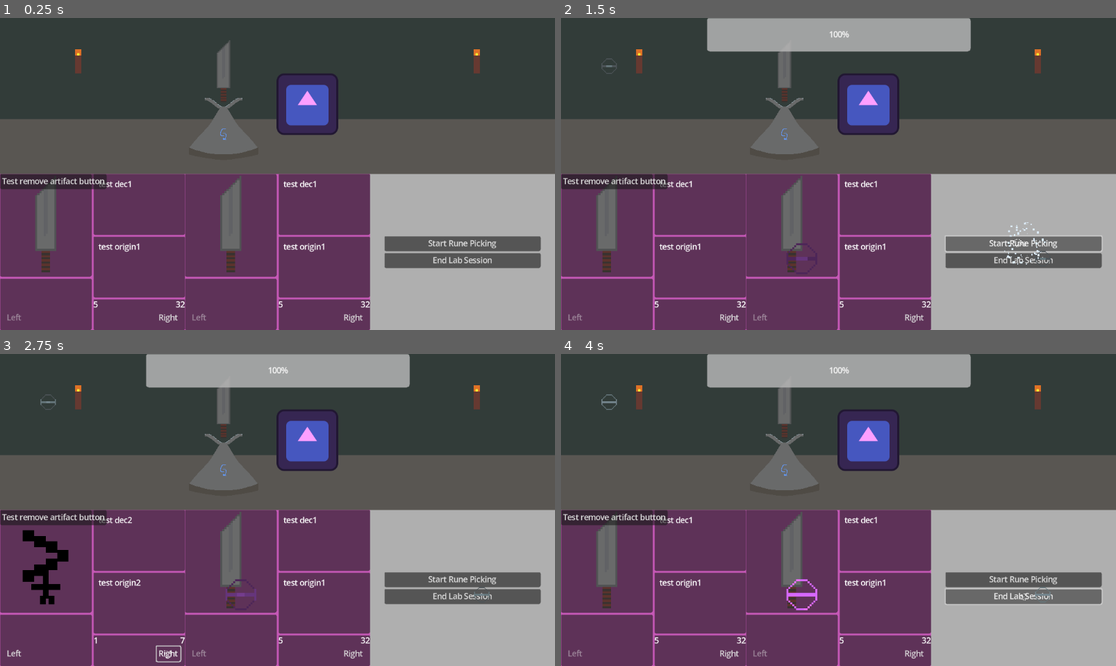
Above: before the commit, frames 1-4 (two rows, left to right).
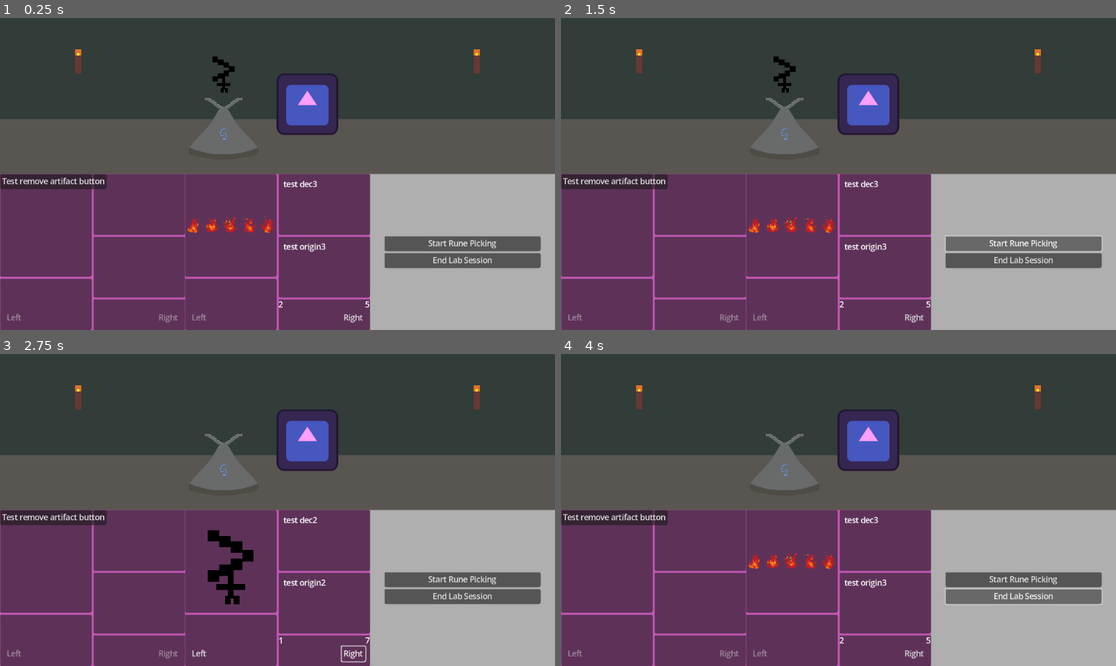
Above: after the commit, the same moments.

Repository: GcNoteX/The-Conduct-of-Magic
Game: Godot game, scene res://RunePicking/Main/rune_picking.tscn
Two runs of this game, one before a commit and one after it. Both use one fixed random seed, a clock stepped at 60 frames per second and the inputs below. This scene is started directly instead of the project's main scene. The engine's default icon, where the game draws it, is replaced by a stand-in: a white triangle on a blue panel in a dark square.
Inputs:
- Up to frame 1 (0.25 s): no input
- Up to frame 2 (1.5 s): click "Start Rune Picking" at 0.5 s; click "Start Rune Picking" at 1.25 s
- Up to frame 3 (2.75 s): click "Right" at 2 s
- Up to frame 4 (4 s): click "Left" at 2.75 s; click "End Lab Session" at 3.5 s

The runs differ from the first frame. In frame 1, 2.7% of the frame differs, in the area x 6-67%, y 7-98%; in frame 2, 7.9%; in frame 3, 8.1%, in the area x 1-89%, y 0-99%; in frame 4, 7.9%.
Error after the commit: Invalid access to property or key 'artifact' on a base object of type 'Nil'. (res://RunePicking/Main/rp_commission_list.gd:27)

Commit message:
Linked Shop and Lab commission and customer booklist
Made a root node for the shop and lab, able to now navigate between the two with important data (Customer booklist and commission booklist) linked between the two

Diff:
--- a/Artifacts/Artifacts/test_artifact.tres
+++ b/Artifacts/Artifacts/test_artifact.tres
@@ -12,4 +12,4 @@
 sprite = ExtResource("4_vk5ns")
 max_number_of_runes = 5
 rune_table = Array[ExtResource("1_r6hw0")]([])
-rune_map = [[ExtResource("1_xj2x6"), Vector2(100, 100)], [ExtResource("2_pkwpo"), Vector2(500, 500)], [ExtResource("1_xj2x6"), Vector2(1000, 500)]]
+rune_map = Array[Array]([[ExtResource("1_xj2x6"), Vector2(100, 100)], [ExtResource("2_pkwpo"), Vector2(500, 500)], [ExtResource("1_xj2x6"), Vector2(1000, 500)]])
--- a/Artifacts/Artifacts/test_artifact2.tres
+++ b/Artifacts/Artifacts/test_artifact2.tres
@@ -10,3 +10,4 @@
 sprite = ExtResource("3_pwhqf")
 max_number_of_runes = 5
 rune_table = Array[ExtResource("1_yoob7")]([])
+rune_map = Array[Array]([])
--- a/Artifacts/Artifacts/test_artifact3.tres
+++ b/Artifacts/Artifacts/test_artifact3.tres
@@ -10,3 +10,4 @@
 sprite = ExtResource("3_itkeg")
 max_number_of_runes = 5
 rune_table = Array[ExtResource("1_gev7c")]([])
+rune_map = Array[Array]([])
--- a/CustomerService/cs_game_manager.gd
+++ b/CustomerService/cs_game_manager.gd
@@ -1,5 +1,10 @@
 class_name CustomerServiceGameManager
 extends Node
+
+
+@export var customers_booklist: Dictionary = {}  # The total customer to keep track of between days
+@export var commission_booklist: Array[CommissionData] = []
+@export var current_day: int = 1
 
 # This will be replaced with resourcce data for the day. or the modular generation of customers.
 @onready var customer: PackedScene = preload("res://Customers/customer.tscn")
@@ -9,12 +14,11 @@
 @onready var commission_dispay_UI: CommissionDisplay = $"Bottom UI/HBoxOfUI/CsCommissionDisplay"
 @onready var actions_UI: ActionsUI  = $"Bottom UI/HBoxOfUI/CsActionsChoice"
 
-var current_day: int = 1
-var customers_booklist: Dictionary  # The total customer to keep track of between days
 var customers_for_the_day: Array[Customer] = []
 var current_customer: Variant = null # This would either be a customer object or no one -> null, used to check whether the day can be properly ended as customer at the table should still be addressed.
 
 signal customer_has_been_processed
+signal ending_commission_session
 
 # Called when the node enters the scene tree for the first time.
 func _ready() -> void:
@@ -90,16 +94,14 @@
 	current_customer.is_returning = true
 	current_customer.return_day = current_day + current_customer.patience
 	print("Order has been accepted! Customer returning: ", current_customer.return_day)
-	if !customers_booklist.has(current_customer.return_day):
-		customers_booklist[current_customer.return_day] = []
-	customers_booklist[current_customer.return_day].append(current_customer)
+
+	_add_customer_to_booklist(current_customer)
+	_add_commission_to_booklist(current_customer.commission)
 
 	# Make customer leave
 	customer_responded_to()
 
 	# TODO: Save data
-
-
 
 func order_rejected() -> void:
 	print("Order has been rejected")
@@ -134,9 +136,12 @@
 	print("Customer Service has ENDED!")
 	current_day += 1
 	print(customers_booklist)
+
 	$TransitionToNextDay.start()
 	await $TransitionToNextDay.timeout
-	start_day()
+	print("Emitting signal")
+	emit_signal("ending_commission_session")
+	#start_day()
 
 func customer_responded_to() -> void:
 	current_customer.leave_store()
@@ -144,3 +149,11 @@
 	customer_display_UI.clear_face()
 	commission_dispay_UI.clear_commission_display()
 	emit_signal("customer_has_been_processed")
+
+func _add_customer_to_booklist(customer: Customer) -> void:
+	if !customers_booklist.has(current_customer.return_day):
+		customers_booklist[current_customer.return_day] = []
+	customers_booklist[current_customer.return_day].append(current_customer)
+
+func _add_commission_to_booklist(commission: CommissionData) -> void:
+	commission_booklist.append(commission)
--- a/RunePicking/Main/rp_artifact_management.gd
+++ b/RunePicking/Main/rp_artifact_management.gd
@@ -1,5 +1,7 @@
 class_name RPArtifactManager
 extends Node
+
+@export var commission_list: Array[CommissionData] = []
 
 @onready var level_display: PackedScene = preload("res://RunePicking/Main/rp_level_display.tscn")
 
@@ -8,15 +10,20 @@
 @onready var actions_display: RpActionsDisplay = $"Bottom UI/HBoxOfUI/RpActionsDisplay"
 @onready var lab: RPLab = $Lab
 
-@export var commission_list: Array[CommissionData]
 var instantiated_level: Node
 
+signal ending_lab_session
+
 func _ready() -> void:
-	combox1.initialize_commission_list(commission_list)
-	combox2.initialize_commission_list(commission_list)
 	combox2.selected_commission_updated.connect(self._update_displays)
 	actions_display.start_rune_picking.connect(self.start_rune_picking)
 	actions_display.end_session.connect(self.end_lab_session)
+
+func initialize_commission_list(new_commission_list: Array[CommissionData]) -> void:
+	print("Commission list in the commission box, " , new_commission_list)
+	commission_list = new_commission_list
+	combox1.initialize_commission_list(commission_list)
+	combox2.initialize_commission_list(commission_list)
 	_update_artifact_in_lab()
 
 func start_rune_picking() -> void:
@@ -30,11 +37,9 @@
 	get_tree().current_scene.add_child.call_deferred(instantiated_level)
 	$TestRpDisplayGeneration.start()
 
-
-
 func end_lab_session() -> void:
 	print("Ending lab session")
-	pass
+	emit_signal("ending_lab_session")
 
 # Function to update all display accept the commission list, updates everything based on the commission list selected commission
 func _update_displays() -> void:
@@ -69,6 +74,5 @@
 func _on_test_remove_button_pressed() -> void:
 	_remove_commission()
 
-
 func _on_test_rp_display_generation_timeout() -> void:
 	instantiated_level.queue_free()
--- a/RunePicking/Main/rp_commission_list.gd
+++ b/RunePicking/Main/rp_commission_list.gd
@@ -10,12 +10,16 @@
 @onready var back_button: Button = $MarginContainer1/LeftButton
 @onready var next_button: Button = $MarginContainer2/RightButton
 
-@export var commission_list: Array[CommissionData]
+@export var commission_list: Array[CommissionData] = []
 var commission_number: int = 0
 
 signal selected_commission_updated
 
+func _enter_tree() -> void:
+	call_deferred("refresh_commission_list")
+
 func initialize_commission_list(new_commission_list: Array[CommissionData]) -> void:
+	print("Commission list in the commission box, " , new_commission_list)
 	commission_list = new_commission_list
 	display_commission(0)
 
--- a/RunePicking/Main/rune_picking.tscn
+++ b/RunePicking/Main/rune_picking.tscn
@@ -11,7 +11,6 @@
 
 [node name="RunePicking" type="Node"]
 script = ExtResource("1_d567i")
-commission_list = Array[ExtResource("2_3plqe")]([ExtResource("5_kpsn2"), ExtResource("4_krj2k"), ExtResource("3_a5elq")])
 
 [node name="Bottom UI" type="Control" parent="."]
 layout_mode = 3
--- /dev/null
+++ b/main/the_conduct_of_magic.gd
@@ -0,0 +1,33 @@
+class_name MainGameManager
+extends Node
+
+@export var customers_booklist: Dictionary = {} # The total customer to keep track of between days
+@export var commission_booklist: Array[CommissionData] = []
+
+@onready var CustomerServiceShop: CustomerServiceGameManager = $CustomerService
+@onready var RunePickingLab: RPArtifactManager = $RunePicking
+
+func _ready() -> void:
+	_initialize_shop_and_lab_scene()
+
+	remove_child(RunePickingLab)
+
+
+func _initialize_shop_and_lab_scene() -> void:
+	CustomerServiceShop.ending_commission_session.connect(self._swap_to_lab)
+	RunePickingLab.ending_lab_session.connect(self._swap_to_shop)
+
+	CustomerServiceShop.customers_booklist = customers_booklist
+	CustomerServiceShop.commission_booklist = commission_booklist
+	RunePickingLab.initialize_commission_list(commission_booklist)
+
+func _swap_to_shop() -> void:
+	print("Swaapping to shop")
+	remove_child(RunePickingLab)
+	add_child(CustomerServiceShop)
+	CustomerServiceShop.start_day()
+
+func _swap_to_lab() -> void:
+	print("Swapping to lab, Commission List: " , commission_booklist , " VS ", RunePickingLab.commission_list, " VS ", RunePickingLab.combox2.commission_list)
+	remove_child(CustomerServiceShop)
+	add_child(RunePickingLab)
--- /dev/null
+++ b/main/the_conduct_of_magic.tscn
@@ -0,0 +1,12 @@
+[gd_scene load_steps=4 format=3 uid="uid://xxiv1guyneou"]
+
+[ext_resource type="Script" path="res://main/the_conduct_of_magic.gd" id="1_hffku"]
+[ext_resource type="PackedScene" uid="uid://cckokj5ng7qv7" path="res://RunePicking/Main/rune_picking.tscn" id="2_h3pxv"]
+[ext_resource type="PackedScene" uid="uid://ihf12qmq1lro" path="res://CustomerService/customer_service.tscn" id="3_lgvoa"]
+
+[node name="TheConductOfMagic" type="Node"]
+script = ExtResource("1_hffku")
+
+[node name="RunePicking" parent="." instance=ExtResource("2_h3pxv")]
+
+[node name="CustomerService" parent="." instance=ExtResource("3_lgvoa")]
Not shown, added: main/the81BC.tmp
